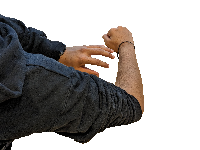
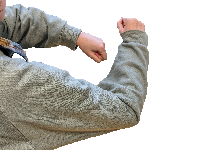
Comparing the layer stacks of the two (200, 150) images. Changes:
added layer "Vi" above "Madhav" over [left=0, top=0, right=149, bottom=150]
hid "Madhav" over [left=0, top=14, right=144, bottom=150]
